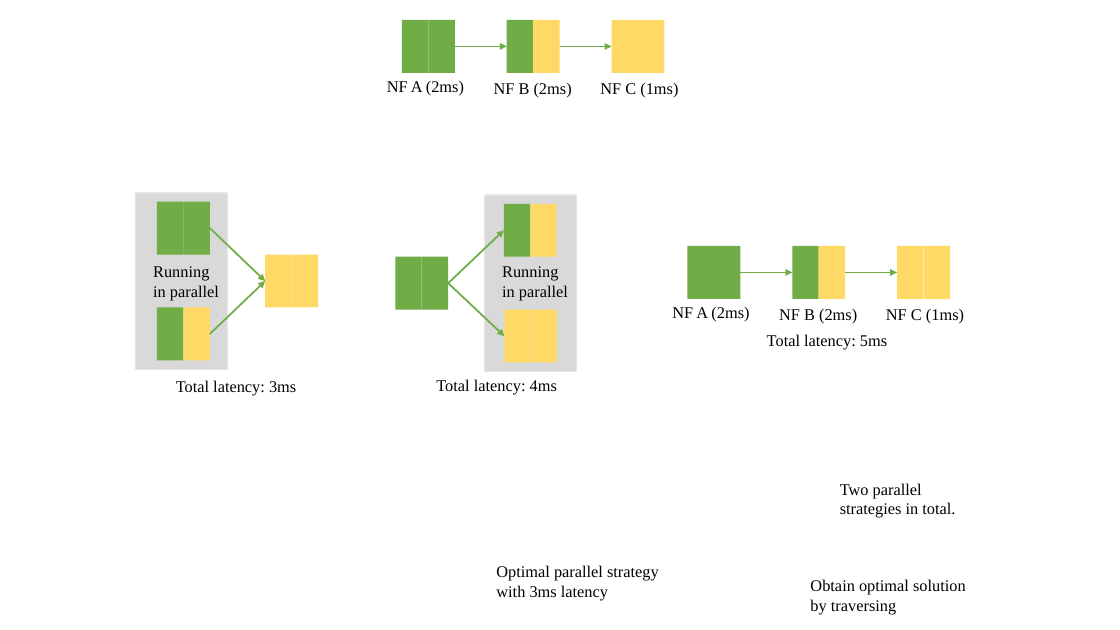
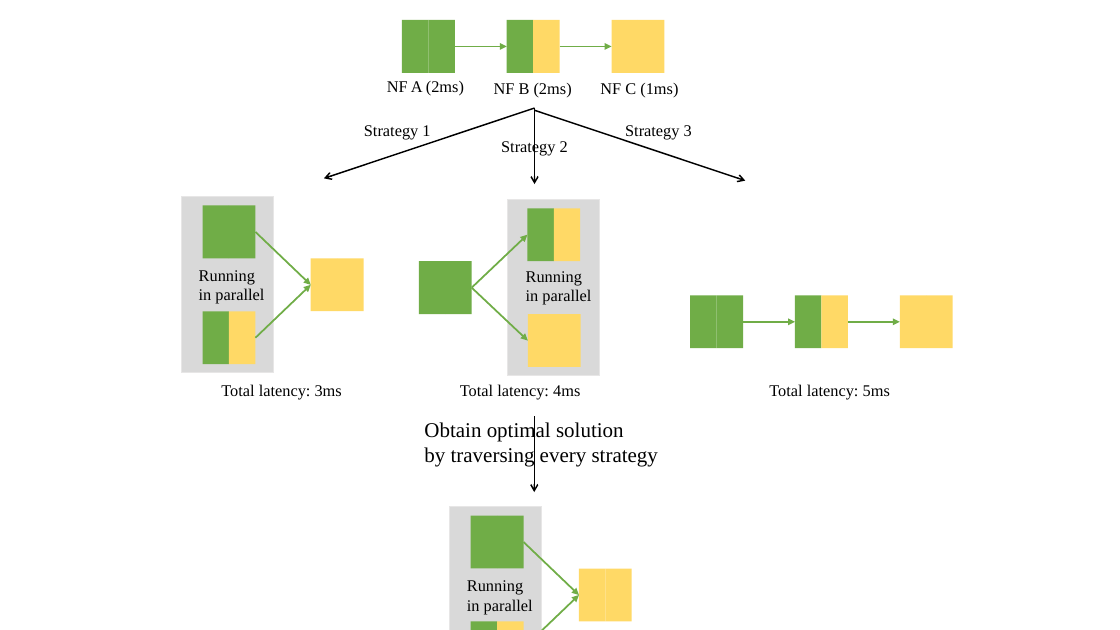
Before and after one commit to fnrg-nfv/flexchain, a slide deck: slide 12 of docs/Figures.pptx. Drawn at 1120x630 pixels with LibreOffice and Linux fonts; fonts in the diff are those of the drawing. Boxes give left, top, right and bottom in pixels: in the first picture for what was removed or moved away, otherwise in the second. Text is boxed around its words. In the diff, an @@ line names an element or a change of style, - is before the commit and + after.

```diff
--- a/docs/Figures.pptx
+++ b/docs/Figures.pptx
@@ arrow added from (534, 108) to (324, 178), #000000 1.25 pt @@
@@ arrow added from (534, 108) to (534, 184), #000000 1.25 pt @@
@@ arrow added from (535, 110) to (745, 181), #000000 1.25 pt @@
@@ text added at (364, 125, 430, 140), 14 pt, text #000000 @@
+Strategy 1
@@ text added at (501, 139, 568, 156), 14 pt, text #000000 @@
+Strategy 2
@@ text added at (625, 125, 692, 140), 14 pt, text #000000 @@
+Strategy 3
@@ rectangle: place and size @@
-rectangle at (485, 195, 577, 371)
+rectangle at (507, 200, 600, 376)
@@ 7 rectangles, 2 texts, 2 arrows: place and size @@
-7 rectangles, 2 texts, 2 arrows at (135, 193, 318, 396)
+7 rectangles, 2 texts, 2 arrows at (181, 197, 363, 400)
@@ 6 rectangles, 2 texts, 2 arrows: place and size @@
-6 rectangles, 2 texts, 2 arrows at (396, 204, 568, 395)
+6 rectangles, 2 texts, 2 arrows at (419, 208, 591, 400)
@@ text removed at (672, 307, 749, 321) @@
-NF A (2ms)
@@ 6 rectangles, 2 arrows: place and size @@
-6 rectangles, 2 arrows at (687, 246, 950, 299)
+6 rectangles, 2 arrows at (691, 296, 953, 349)
@@ text removed at (779, 309, 857, 324) @@
-NF B (2ms)
@@ text removed at (886, 309, 964, 324) @@
-NF C (1ms)
@@ text "Total latency: 5ms": place and size @@
-text "Total latency: 5ms" at (767, 334, 887, 350)
+text "Total latency: 5ms" at (769, 384, 890, 400)
@@ text "Obtain optimal solution": place and size @@
-text "Obtain optimal solution" at (810, 579, 966, 615)
+text "Obtain optimal solution" at (424, 420, 658, 467)
@@ arrow added from (534, 416) to (534, 492), #000000 1.25 pt @@
@@ text at (424, 446, 658, 467): text changed; size 14 to 18 pt @@
-by traversing
+by traversing every strategy
@@ text at (424, 420, 624, 441): size 14 to 18 pt in "Obtain optimal solution" @@
@@ text removed at (840, 483, 955, 518) @@
-Two parallel
-strategies in total.
@@ text removed at (496, 565, 659, 601) @@
-Optimal parallel strategy
-with 3ms latency
@@ group added at (450, 507, 632, 630): 7 rectangles, 2 arrows, 1 text @@
+Running in parallel
```
Also in this commit, not shown: 1 other file.
